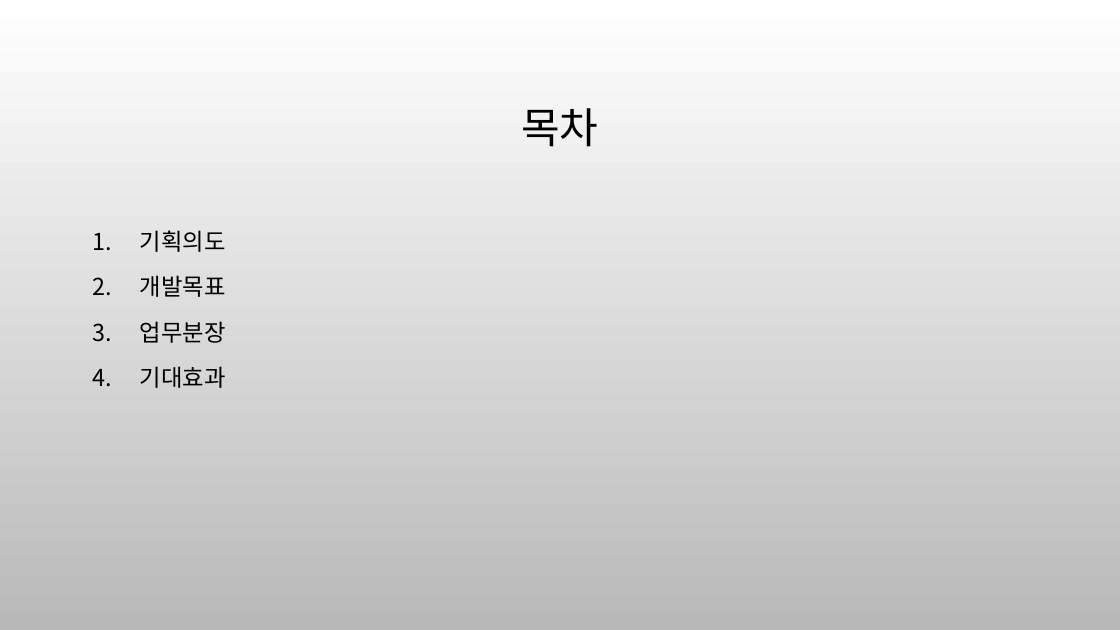
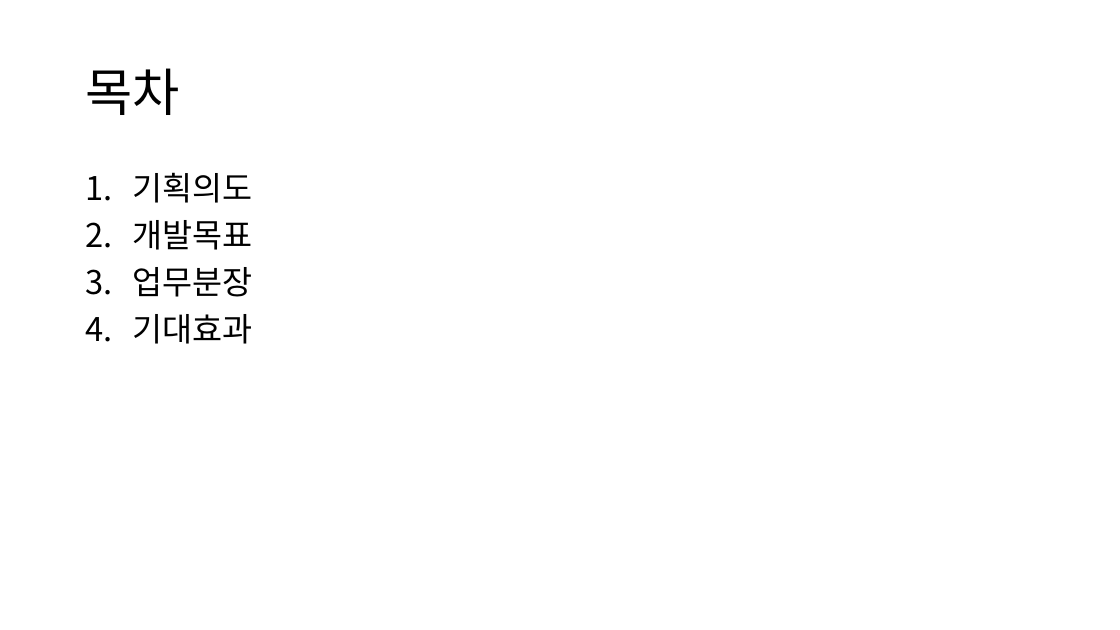
Before and after one commit to CHAESOOBYUNG/ml_project_analysis, a slide deck: slide 2 of 프로젝트 문서/기획서.pptx. Drawn at 1120x630 pixels with LibreOffice and Linux fonts; fonts in the diff are those of the drawing; background and template pictures are left out. Boxes give left, top, right and bottom in pixels: in the first picture for what was removed or moved away, otherwise in the second. Text is boxed around its words. In the diff, an @@ line names an element or a change of style, - is before the commit and + after.

```diff
--- a/프로젝트 문서/기획서.pptx
+++ b/프로젝트 문서/기획서.pptx
@@ background picture (left out) to #FFFFFF @@
@@ title "목차": place and size @@
-title "목차" at box(521, 108, 598, 147)
+title "목차" at box(85, 68, 179, 115)
@@ title "목차" at box(85, 68, 179, 115): size 36 to 44 pt, font Cabin to Noto Sans CJK KR; alignment centre to left @@
@@ text "기획의도": place and size @@
-text "기획의도" at box(140, 230, 226, 388)
+text "기획의도" at box(133, 172, 253, 344)
@@ text "기획의도" at box(133, 172, 253, 344): size 20 to 28 pt, font Cabin to Noto Sans CJK KR; line spacing 1.2 to 0.9 @@
```
Also in this commit, not shown: 6 other slides changed, 4 other files.
